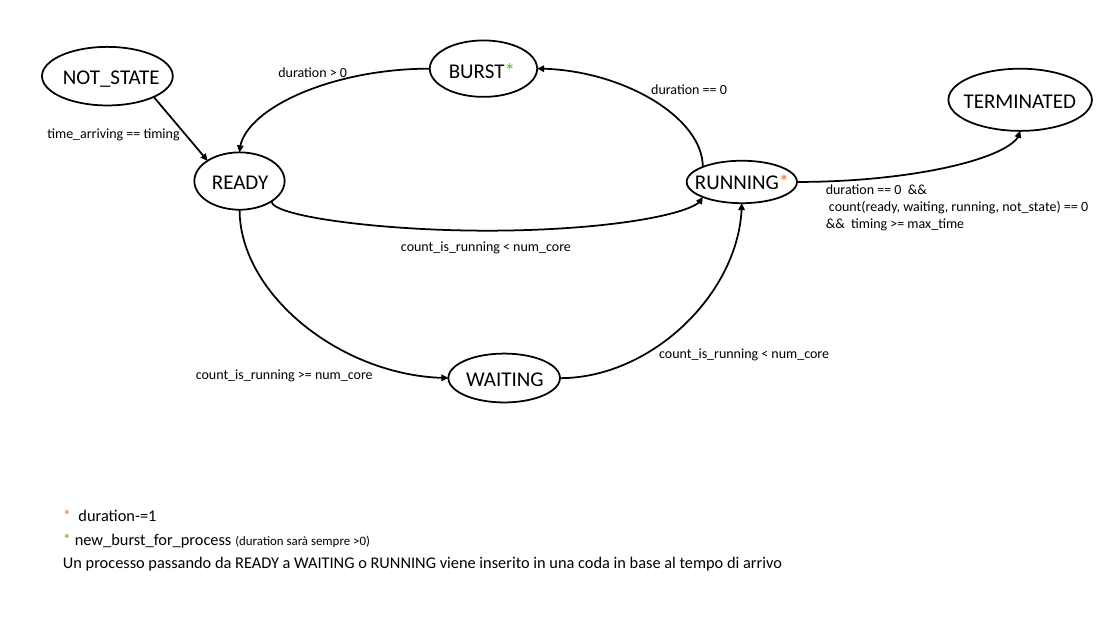
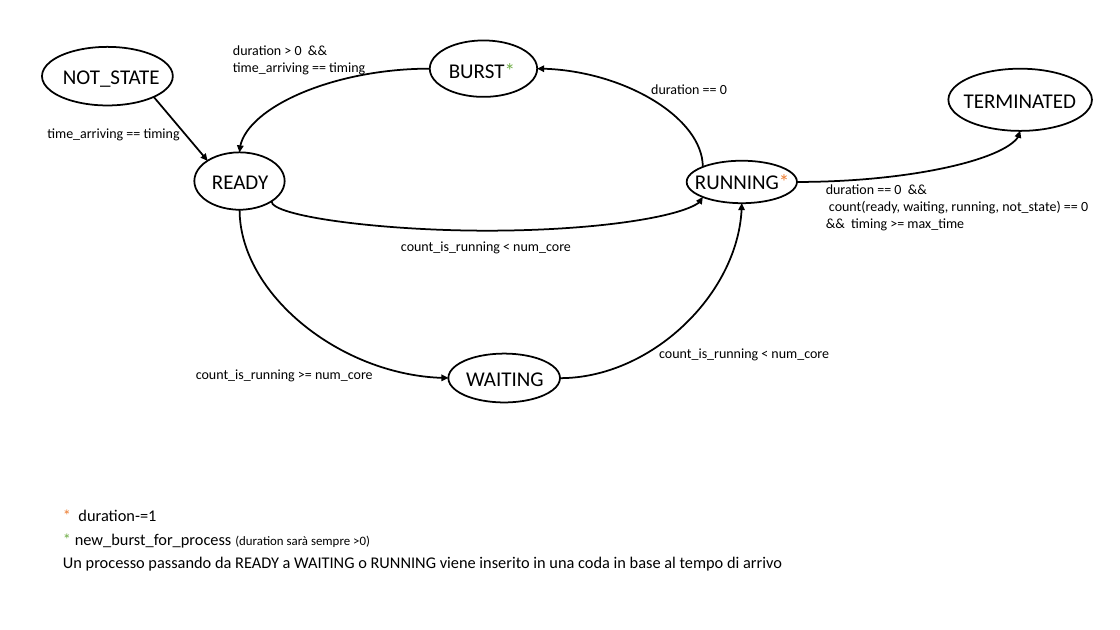
Before and after one commit to simo-30/Relazione_finale_laurea_triennale, a slide deck: slide 1 of relazione/Schemi a stati finiti/schema a stati finiti FCFS.pptx. Drawn at 1120x630 pixels with LibreOffice and Linux fonts; fonts in the diff are those of the drawing. Boxes give left, top, right and bottom in pixels: in the first picture for what was removed or moved away, otherwise in the second. Text is boxed around its words. In the diff, an @@ line names an element or a change of style, - is before the commit and + after.

```diff
--- a/relazione/Schemi a stati finiti/schema a stati finiti FCFS.pptx
+++ b/relazione/Schemi a stati finiti/schema a stati finiti FCFS.pptx
@@ text at (x1=233, y1=45, x2=365, y2=76): text changed @@
-duration > 0
+duration > 0 && time_arriving == timing
```
Also in this commit, not shown: 12 other files.
